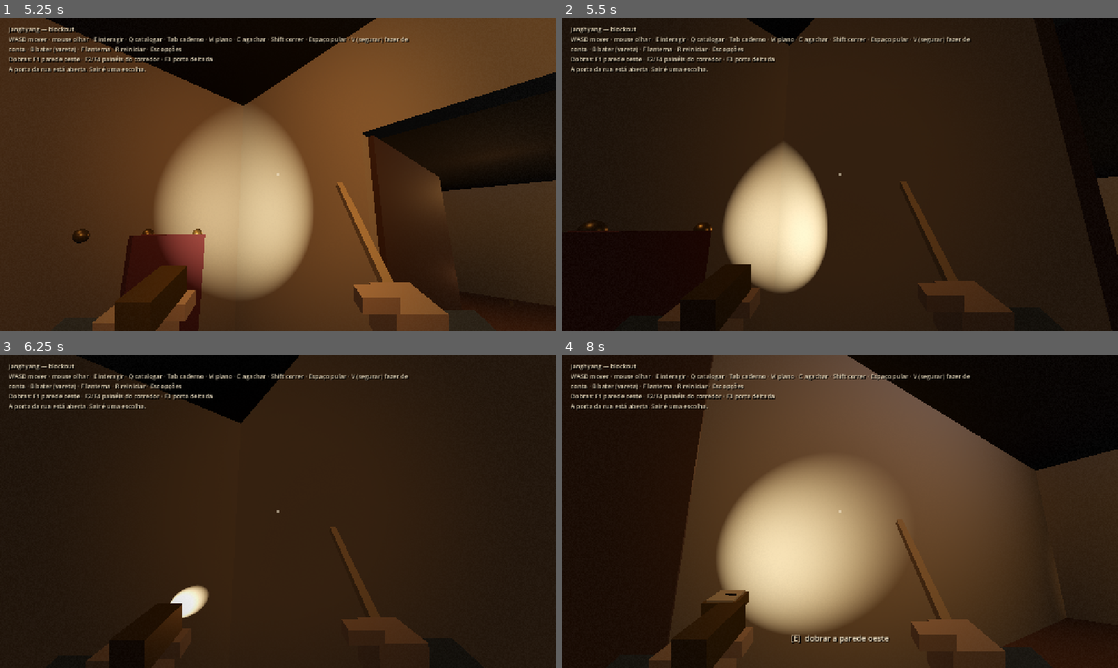
Above: before the commit, frames 1-4 (two rows, left to right).
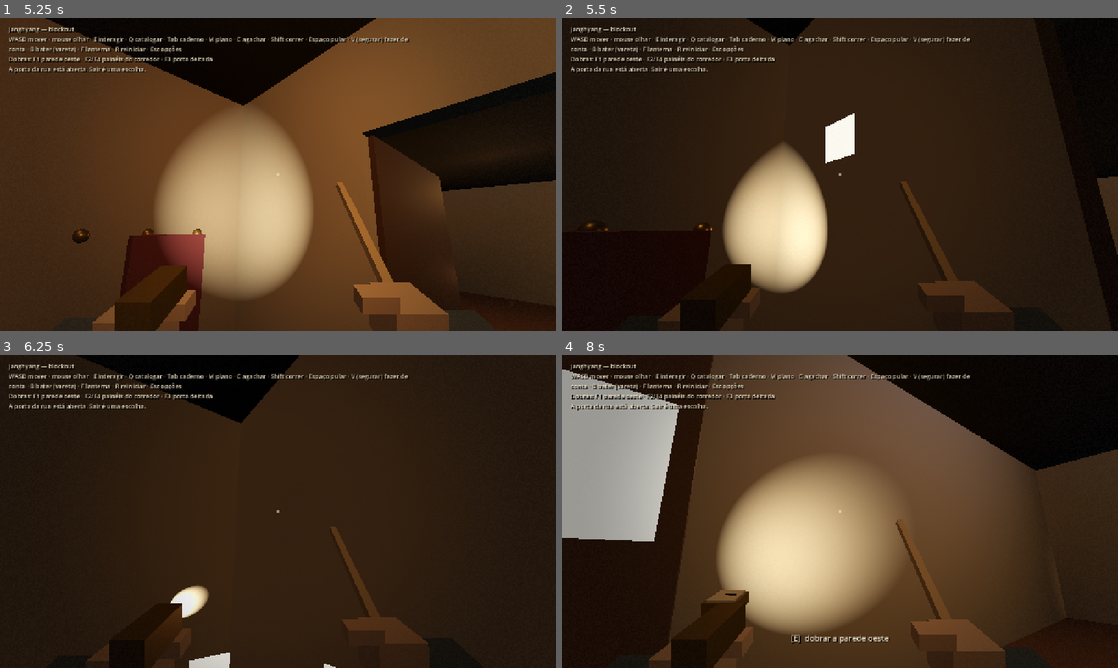
Above: after the commit, the same moments.

Repository: pedropompeu/Janghyang
Game: Godot game, scene res://main.tscn
Same seed, same stepped clock (60 frames per second), same inputs: the game is played once before the commit and once after it.
Inputs (mouse positions are in pixels of both pictures, inside the frame that each line leads up to):
- Up to frame 1 (5.25 s): tap Enter at 0.5, 3.5 s; move the mouse to (400, 158) at 0.52 s; hold D 0.53-1.28 s; tap G at 0.6, 1.35, 2.3, 3.8 s; click (400, 158) at 0.67 s; tap Space at 0.77, 1.52, 2.75, 3.77, 4.25 s; move the mouse to (250, 174) at 1.27 s; hold W 1.28-2.75 s; move the mouse to (289, 168) at 2.02 s; tap Tab at 2.1 s; drag from (250, 237) to (111, 127) at 2.77 s; move the mouse to (444, 221) at 3.52 s; hold A 3.53-4.25 s; tap R at 3.6 s; drag from (111, 127) to (194, 96) at 4.27 s; move the mouse to (283, 174) at 5.02 s; hold W from 5.03 s (still down); tap Q at 5.1 s; click (283, 174) at 5.17 s
- Up to frame 2 (5.5 s): keep holding W; tap G at 5.3 s
- Up to frame 3 (6.25 s): move the mouse to (255, 505) at 5.77 s; release W at 5.78 s; hold D from 5.78 s (still down); tap B at 5.85 s; tap Space at 6.02 s; tap G at 6.05 s
- Up to frame 4 (8 s): move the mouse to (867, 511) at 6.52 s; release D at 6.53 s; hold W from 6.53 s (still down); tap T at 6.6 s; tap Space at 6.77, 7.52 s; tap G at 6.8, 7.55 s; move the mouse to (812, 511) at 7.27 s; tap C at 7.35 s; click (812, 511) at 7.42 s

Frame 1 is identical in both runs. In frame 2, 0.6% of the frame differs, in the area x 47-53%, y 30-47%; in frame 3, 0.3%; in frame 4, 9.2%, in the area x 0-21%, y 4-60%.

Commit message:
feat: chalk marks on walls and the boy's chalk trails

Diff:
--- a/Janghyang/scripts/areas/casa.gd
+++ b/Janghyang/scripts/areas/casa.gd
@@ -40,6 +40,11 @@
 		{"id": &"vela_quarto", "kind": &"vela", "at": Vector3(11.0, 0.05, 5.0)},
 		{"id": &"fosforo_entrada", "kind": &"fosforo", "at": Vector3(0.6, 0.05, 8.6), "n": 4},
 		{"id": &"fosforo_corredor_sul", "kind": &"fosforo", "at": Vector3(9.8, 0.05, 8.6), "n": 4},
+	],
+	## The boy's chalk trails (main._build_chalk_trails), seen with eyes closed.
+	"chalk": [
+		{"id": &"giz_figuras", "points": [Vector3(8.2, 0.006, 8.4), Vector3(10.0, 0.006, 8.4), Vector3(11.4, 0.006, 8.5), Vector3(12.2, 0.006, 8.6)], "leads_to": &"pilha_figuras"},
+		{"id": &"giz_quarto", "points": [Vector3(9.45, 0.006, 5.0), Vector3(9.45, 0.006, 3.0), Vector3(10.9, 0.006, 1.6), Vector3(11.0, 0.006, 1.1)], "leads_to": &"pilha_quarto"},
 	],
 	"catalog": {&"relogio_entrada": &"cat_relogio", &"desenho": &"cat_desenho", &"pagina_cabana": &"pagina"},
 }
--- a/Janghyang/scripts/areas/passagem.gd
+++ b/Janghyang/scripts/areas/passagem.gd
@@ -28,6 +28,10 @@
 		{"id": &"pilha_passagem", "kind": &"pilha", "at": Vector3(3.0, 0.05, -1.0)},
 		{"id": &"vela_passagem", "kind": &"vela", "at": Vector3(5.0, 0.05, -1.1)},
 		{"id": &"fosforo_passagem", "kind": &"fosforo", "at": Vector3(8.0, 0.05, -1.0), "n": 4},
+	],
+	## The boy's chalk trail (main._build_chalk_trails), seen with eyes closed.
+	"chalk": [
+		{"id": &"giz_passagem", "points": [Vector3(6.0, 0.006, -0.65), Vector3(4.8, 0.006, -0.65), Vector3(3.6, 0.006, -0.8)], "leads_to": &"pilha_passagem"},
 	],
 	"breaks": {"HollowPanel": &"achar_passagem"},
 }
--- a/Janghyang/scripts/main.gd
+++ b/Janghyang/scripts/main.gd
@@ -141,6 +141,8 @@
 ## Scarce light (light_model.gd): the lantern's battery and the match.
 var light = LightModel.new()
 var _match_glow: OmniLight3D
+## Elias's own chalk marks (G), oldest first; the plan keeps the last MAX_MARKS.
+var _chalk_marks: Array[MeshInstance3D] = []
 var _lantern_energy := 0.0
 var _light_time := 0.0
 var _dark: Array[Tween] = []
@@ -177,6 +179,7 @@
 	for area in Registry.AREAS:
 		area.build(self)
 	_build_light_pickups()
+	_build_chalk_trails()
 	_build_giant_elias()
 	_build_player()
 	# F1 never folds onto a player sitting in the cabana.
@@ -192,6 +195,7 @@
 	_wire_story()
 	_wire_light()
 	_wire_noise()
+	player.chalked.connect(chalk_mark)
 
 	var args := OS.get_cmdline_user_args()
 	if args.has("--labels"):
@@ -989,6 +993,64 @@
 
 ## The match's flame in the left hand, the lantern's own energy, and the
 ## Gastos fearing every flame.
+## Task 21: Elias's chalk on a wall: a square seen with eyes open, a giz note
+## on the plan; past PlanModel.MAX_MARKS the oldest mark goes from both.
+func chalk_mark(at: Vector3, normal: Vector3) -> MeshInstance3D:
+	var root := get_node_or_null("EliasChalk") as Node3D
+	if root == null:
+		root = Node3D.new()
+		root.name = "EliasChalk"
+		add_child(root)
+	var mi := _chalk(root, Vector3(0.16, 0.16, 0.004), Vector3.ZERO)
+	mi.remove_from_group(&"Chalk")
+	mi.add_to_group(&"EliasChalk")
+	mi.visible = true
+	var up := Vector3.UP if absf(normal.y) < 0.9 else Vector3.FORWARD
+	mi.global_transform = Transform3D(Basis.looking_at(-normal, up), at + normal * 0.004)
+	_chalk_marks.append(mi)
+	var level: StringName = atlas.level_of(atlas.room_at(at + normal * 0.3 + Vector3(0.0, 0.1, 0.0)))
+	var now: float = visit.elapsed if visit != null else 0.0
+	plan_model.note(level, at, &"giz", "giz", now)
+	while _chalk_marks.size() > PlanModel.MAX_MARKS:
+		_chalk_marks.pop_front().queue_free()
+	return mi
+
+## The boy's chalk trails (DEF `chalk`): arrows on the floor, one per point,
+## each toward the next and the last toward what the trail leads to; seen
+## only with eyes closed, like the rest of his chalk.
+func _build_chalk_trails() -> void:
+	var root := Node3D.new()
+	root.name = "ChalkTrails"
+	add_child(root)
+	for def in Registry.defs():
+		for trail in def.chalk:
+			var pts: Array = trail.points
+			var end := chalk_target(trail.leads_to)
+			for k in pts.size():
+				var p: Vector3 = pts[k]
+				var next: Vector3 = pts[k + 1] if k + 1 < pts.size() else end
+				var to := Vector2(next.x - p.x, next.z - p.z)
+				if to.length() < 0.01:
+					to = Vector2(1.0, 0.0)
+				var yaw := atan2(-to.y, to.x)
+				var arrow := Node3D.new()
+				arrow.name = "%s_%d" % [trail.id, k]
+				arrow.position = p
+				arrow.rotation.y = yaw
+				root.add_child(arrow)
+				_chalk(arrow, Vector3(0.5, 0.01, 0.04), Vector3.ZERO)
+				_chalk(arrow, Vector3(0.22, 0.01, 0.04), Vector3(0.18, 0.0, 0.07), Vector3(0.0, 0.7, 0.0))
+				_chalk(arrow, Vector3(0.22, 0.01, 0.04), Vector3(0.18, 0.0, -0.07), Vector3(0.0, -0.7, 0.0))
+
+## Where a trail's `leads_to` stands: a light pickup or a catalog target
+## (Vector3.INF when neither exists).
+func chalk_target(id: StringName) -> Vector3:
+	var p: Dictionary = LightModel.pickup(id)
+	if not p.is_empty():
+		return p.at
+	var n := find_child("Catalog_" + String(id), true, false) as Node3D
+	return n.global_position if n != null else Vector3.INF
+
 ## Task 20: what Elias does makes noise, and the Gastos near enough hear it.
 func _wire_noise() -> void:
 	player.noised.connect(gastos.hear)
--- a/Janghyang/scripts/plan_model.gd
+++ b/Janghyang/scripts/plan_model.gd
@@ -8,12 +8,16 @@
 const Atlas = preload("res://scripts/atlas.gd")
 
 const KINDS: Array[StringName] = [&"gasto", &"item", &"barricada", &"ancora", &"giz"]
+## Elias's chalk marks, on every sheet together: the 21st wipes the oldest.
+const MAX_MARKS := 20
 
 var _fogs: Dictionary = {}
 ## Saved fog waiting for its grid (made when first asked for).
 var _pending: Dictionary = {}
 ## level → Array of {"at", "kind", "label", "time", "id"}
 var _notes: Dictionary = {}
+## [level, note] of every chalk mark, oldest first.
+var _marks: Array = []
 
 ## The fog of `level`, made on first use; null for a level with no rooms.
 func fog(level: StringName) -> FogGrid:
@@ -46,8 +50,20 @@
 				n.label = label
 				n.time = time
 				return
-	list.append({"at": at, "kind": kind, "label": label, "time": time, "id": id})
+	var n := {"at": at, "kind": kind, "label": label, "time": time, "id": id}
+	list.append(n)
 	_notes[level] = list
+	if kind == &"giz":
+		_marks.append([level, n])
+		if _marks.size() > MAX_MARKS:
+			_wipe(_marks.pop_front())
+
+func _wipe(mark: Array) -> void:
+	var list: Array = _notes.get(mark[0], [])
+	for k in list.size():
+		if is_same(list[k], mark[1]):
+			list.remove_at(k)
+			return
 
 func notes_on(level: StringName) -> Array:
 	return _notes.get(level, []).duplicate()
@@ -86,6 +102,7 @@
 	_fogs.clear()
 	_pending.clear()
 	_notes.clear()
+	_marks.clear()
 	var fogs = d.get("fog", {})
 	if fogs is Dictionary:
 		for level in fogs:
--- a/Janghyang/scripts/player.gd
+++ b/Janghyang/scripts/player.gd
@@ -41,11 +41,15 @@
 signal noised(at: Vector3, level: int)
 ## Held too long: the breath bursts out.
 signal gasped
+## G on a wall within CHALK_REACH: a chalk mark at `at`, facing `normal`.
+signal chalked(at: Vector3, normal: Vector3)
 
 const VERBS := {&"Ball": &"rolar", &"Doll": &"boneco", &"MusicBox": &"musica", &"Figure": &"vela", &"EntryClock": &"corda"}
 
 const EXAMINE_FOV := 45.0
 const KNOCK_REACH := 1.5
+## Chalk (G) takes on a wall this close along the look.
+const CHALK_REACH := 2.0
 const CLIMB_SPEED := 1.7
 const RUNG := 0.32
 ## Falls below this are taken back to the respawn point.
@@ -150,6 +154,8 @@
 				_want_jump = true
 			KEY_F:
 				flashlight.visible = not flashlight.visible
+			KEY_G:
+				chalk()
 
 func _physics_process(delta: float) -> void:
 	var input_dir := Vector2.ZERO
@@ -223,6 +229,20 @@
 	if position.y < FALL_LIMIT:
 		position = respawn_point
 		velocity = Vector3.ZERO
+
+## A chalk mark on the wall straight ahead, if one stands within
+## CHALK_REACH; floors, ceilings and Gastos take none.
+func chalk() -> bool:
+	var from := camera.global_position
+	var q := PhysicsRayQueryParameters3D.create(from, from - camera.global_basis.z * CHALK_REACH, 1)
+	q.exclude = [get_rid()]
+	var hit := get_world_3d().direct_space_state.intersect_ray(q)
+	if hit.is_empty() or absf((hit.normal as Vector3).y) > 0.5:
+		return false
+	if hit.collider != null and (hit.collider as Node).is_in_group(&"Gasto"):
+		return false
+	chalked.emit(hit.position, hit.normal)
+	return true
 
 ## One footfall: its sound, and its noise for the Gastos.
 func step() -> void:
--- a/Janghyang/scripts/selftest.gd
+++ b/Janghyang/scripts/selftest.gd
@@ -425,6 +425,7 @@
 	_record(gastos.placed().is_empty(), "the Gastos scatter after a hug", "")
 	await _capture(gastos)
 	await _noise(gastos)
+	await _giz()
 	main.player.set_pretending(true)
 	await get_tree().create_timer(0.9).timeout
 	var chalk := get_tree().get_nodes_in_group(&"Chalk")
@@ -1130,6 +1131,69 @@
 	g.scatter()
 	await get_tree().physics_frame
 
+## Task 21: the boy's trails of night 1 end by what they lead to and hide
+## with eyes open; G marks a wall within reach, never a ceiling, and the
+## 21st mark wipes the oldest from the wall and the plan.
+func _giz() -> void:
+	print("SELFTEST: giz")
+	var pl = main.player
+	var night1: Array = main.Noites.get_night(1).get("pickups", [])
+	var trails := 0
+	for def in main.Registry.defs():
+		var mine: bool = def.pickups.any(func(p) -> bool: return night1.has(p.id))
+		if not mine:
+			continue
+		for trail in def.chalk:
+			trails += 1
+			var end: Vector3 = trail.points[-1]
+			var target: Vector3 = main.chalk_target(trail.leads_to)
+			_record(end.distance_to(target) < 1.5, "giz: the trail %s ends by %s" % [trail.id, trail.leads_to], "%.2f m" % end.distance_to(target))
+	_record(trails >= 2, "giz: night 1 has the boy's trails to follow", str(trails))
+	var arrows: Array = main.get_node("ChalkTrails").get_children()
+	_record(not arrows.is_empty() and arrows.all(func(a) -> bool: return a.get_child(0).is_in_group(&"Chalk") and not a.get_child(0).visible), "giz: the boy's trails show only with eyes closed", str(arrows.size()))
+	var saved: Vector3 = pl.global_position
+	var saved_yaw: float = pl.rotation.y
+	pl.global_position = Vector3(4.2, 0.2, 3.5)
+	pl.camera.rotation.x = PI * 0.5 - 0.05
+	await get_tree().physics_frame
+	_record(not pl.chalk(), "giz: the ceiling takes no chalk", "")
+	pl.camera.rotation.x = 0.0
+	var marked := false
+	for k in 16:
+		pl.rotation.y = TAU * k / 16.0
+		await get_tree().physics_frame
+		for d in 12:
+			pl.global_position = Vector3(4.2, 0.2, 3.5) + (-pl.global_basis.z) * d * 0.3
+			await get_tree().physics_frame
+			if pl.chalk():
+				marked = true
+				break
+		if marked:
+			break
+	var marks: Array = get_tree().get_nodes_in_group(&"EliasChalk")
+	var level: StringName = main.atlas.level_of(main.atlas.room_at(pl.global_position + Vector3(0.0, 0.3, 0.0)))
+	var notes: Array = main.plan_model.notes_on(level).filter(func(n) -> bool: return n.kind == &"giz")
+	_record(marked and marks.size() == 1 and marks[0].visible, "giz: G marks the wall ahead, seen with eyes open", "%s %d" % [marked, marks.size()])
+	_record(notes.size() == 1, "giz: the mark goes on the plan", str(notes.size()))
+	for k in main.PlanModel.MAX_MARKS:
+		pl.chalk()
+	await get_tree().process_frame
+	marks = get_tree().get_nodes_in_group(&"EliasChalk")
+	notes = main.plan_model.notes_on(level).filter(func(n) -> bool: return n.kind == &"giz")
+	_record(marks.size() == main.PlanModel.MAX_MARKS and notes.size() == main.PlanModel.MAX_MARKS, "giz: the 21st mark wipes the oldest", "%d %d" % [marks.size(), notes.size()])
+	for m in marks:
+		m.queue_free()
+	main._chalk_marks.clear()
+	var fresh = main.PlanModel.new()
+	var d: Dictionary = main.plan_model.to_dict()
+	for lvl in d.notes:
+		d.notes[lvl] = (d.notes[lvl] as Array).filter(func(n) -> bool: return n.kind != "giz")
+	fresh.from_dict(d)
+	main.plan_model.from_dict(fresh.to_dict())
+	pl.global_position = saved
+	pl.rotation.y = saved_yaw
+	await get_tree().physics_frame
+
 ## Puts a Gasto at arm's length behind Elias, its next step due; returns which
 ## (-1 if none stood) once it has grabbed him or a second has passed.
 func _capture_near(g) -> int:
--- a/Janghyang/tests/test_plan_model.gd
+++ b/Janghyang/tests/test_plan_model.gd
@@ -53,3 +53,34 @@
 	q.from_dict({"fog": {"casa": 42}, "notes": "x"})
 	t.eq(q.fog(&"casa").count(), 0, "névoa limpa")
 	t.eq(q.notes_on(&"casa").size(), 0, "sem anotações")
+
+func test_chalk_marks_keep_the_last_twenty(t) -> void:
+	var p = Plan.new()
+	for k in 21:
+		p.note(&"casa", Vector3(k * 0.5, 1.2, 0.1), &"giz", str(k + 1), float(k))
+	var marks: Array = p.notes_on(&"casa").filter(func(n) -> bool: return n.kind == &"giz")
+	t.eq(marks.size(), Plan.MAX_MARKS, "ficam 20 marcas")
+	t.eq(marks[0].label if marks.size() > 0 else "", "2", "a primeira saiu")
+	t.eq(marks[-1].label if marks.size() > 0 else "", "21", "a última ficou")
+
+func test_chalk_limit_counts_every_sheet(t) -> void:
+	var p = Plan.new()
+	for k in 20:
+		p.note(&"casa", Vector3(k * 0.5, 1.2, 0.1), &"giz", "c%d" % k, float(k))
+	p.note(&"sotao", Vector3(2.0, 4.2, 4.0), &"giz", "s0", 30.0)
+	p.note(&"casa", Vector3(1.0, 0.0, 1.0), &"gasto", "Gasto", 31.0)
+	t.eq(p.notes_on(&"casa").filter(func(n) -> bool: return n.kind == &"giz").size(), 19, "a marca do sótão apaga a mais antiga da casa")
+	t.eq(p.notes_on(&"sotao").size(), 1, "a do sótão fica")
+	t.eq(p.notes_on(&"casa").filter(func(n) -> bool: return n.kind == &"gasto").size(), 1, "outras notas não contam")
+
+func test_chalk_marks_cross_the_night_in_the_save(t) -> void:
+	var p = Plan.new()
+	for k in 3:
+		p.note(&"casa", Vector3(k, 1.2, 0.1), &"giz", "g%d" % k, float(k))
+	var q = Plan.new()
+	q.from_dict(JSON.parse_string(JSON.stringify(p.to_dict())))
+	t.eq(q.notes_on(&"casa").size(), 3, "as três marcas passam pela gravação")
+	for k in 20:
+		q.note(&"casa", Vector3(k, 1.5, 0.1), &"giz", "n%d" % k, 10.0 + k)
+	t.eq(q.notes_on(&"casa").size(), Plan.MAX_MARKS, "o limite vale depois de carregar")
+	t.eq(q.notes_on(&"casa")[0].label, "n0", "as carregadas são as mais antigas")
Not shown, changed: context/arquitetura.md
Not shown, changed: context/decisoes.md
Not shown, changed: context/historico.md
